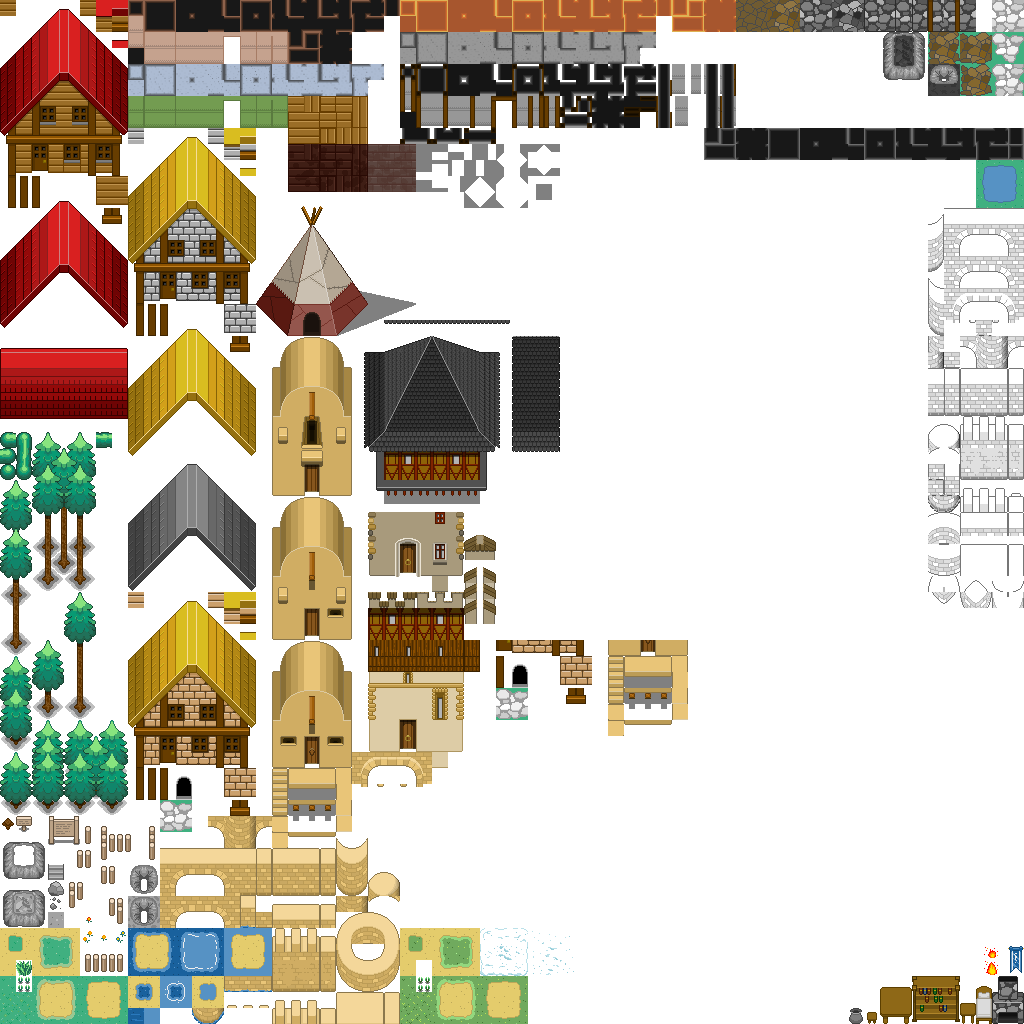
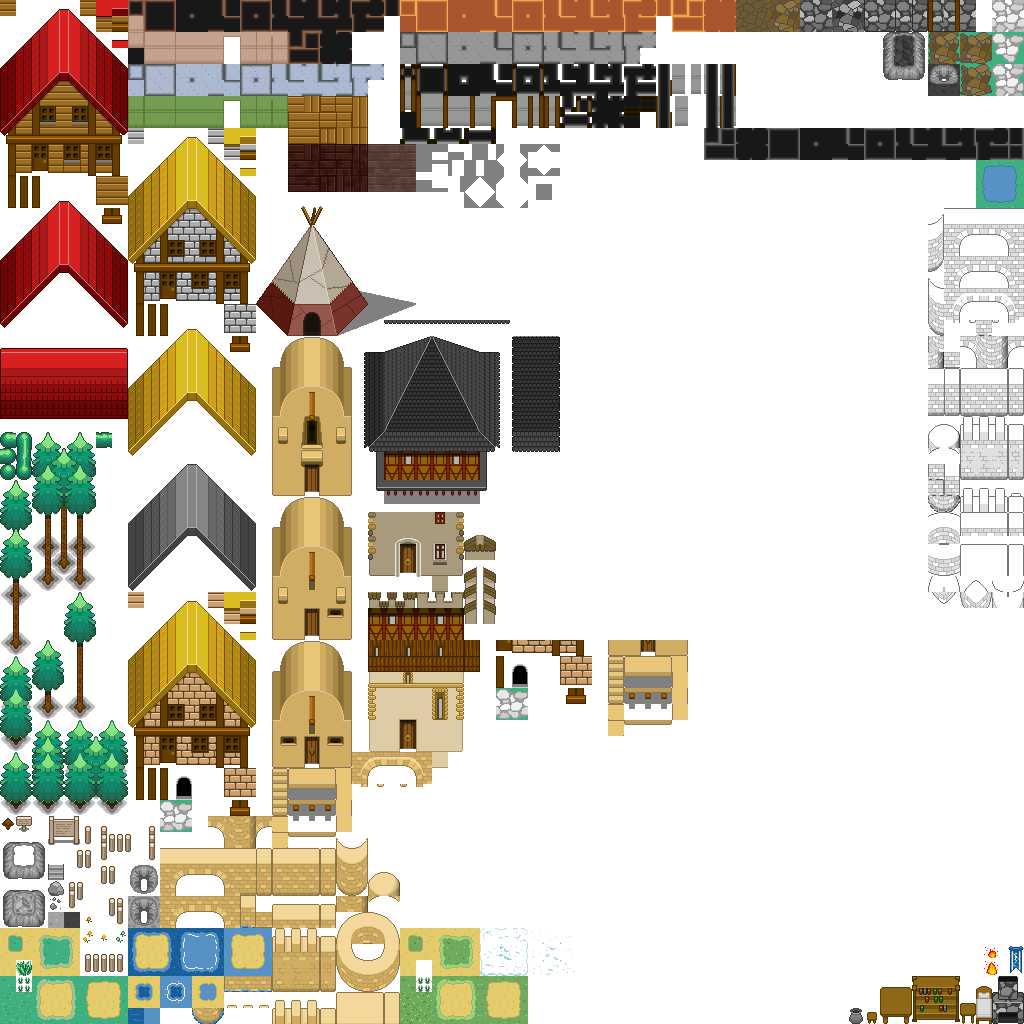
Layered file, before and after one edit (w=1024, h=1024). Changes by layer:
painted on "Hintergrund" over [64, 912, 80, 928]
